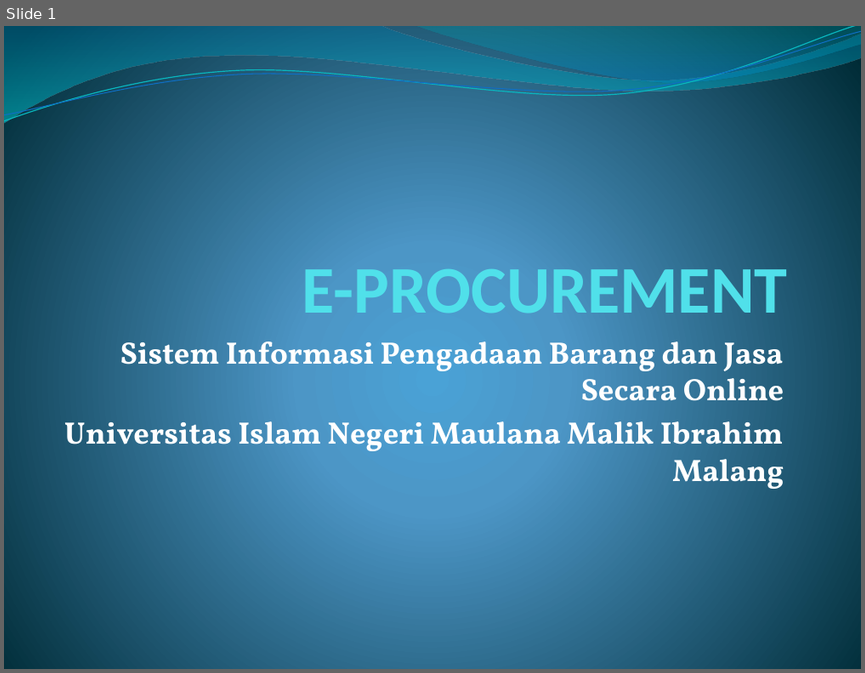
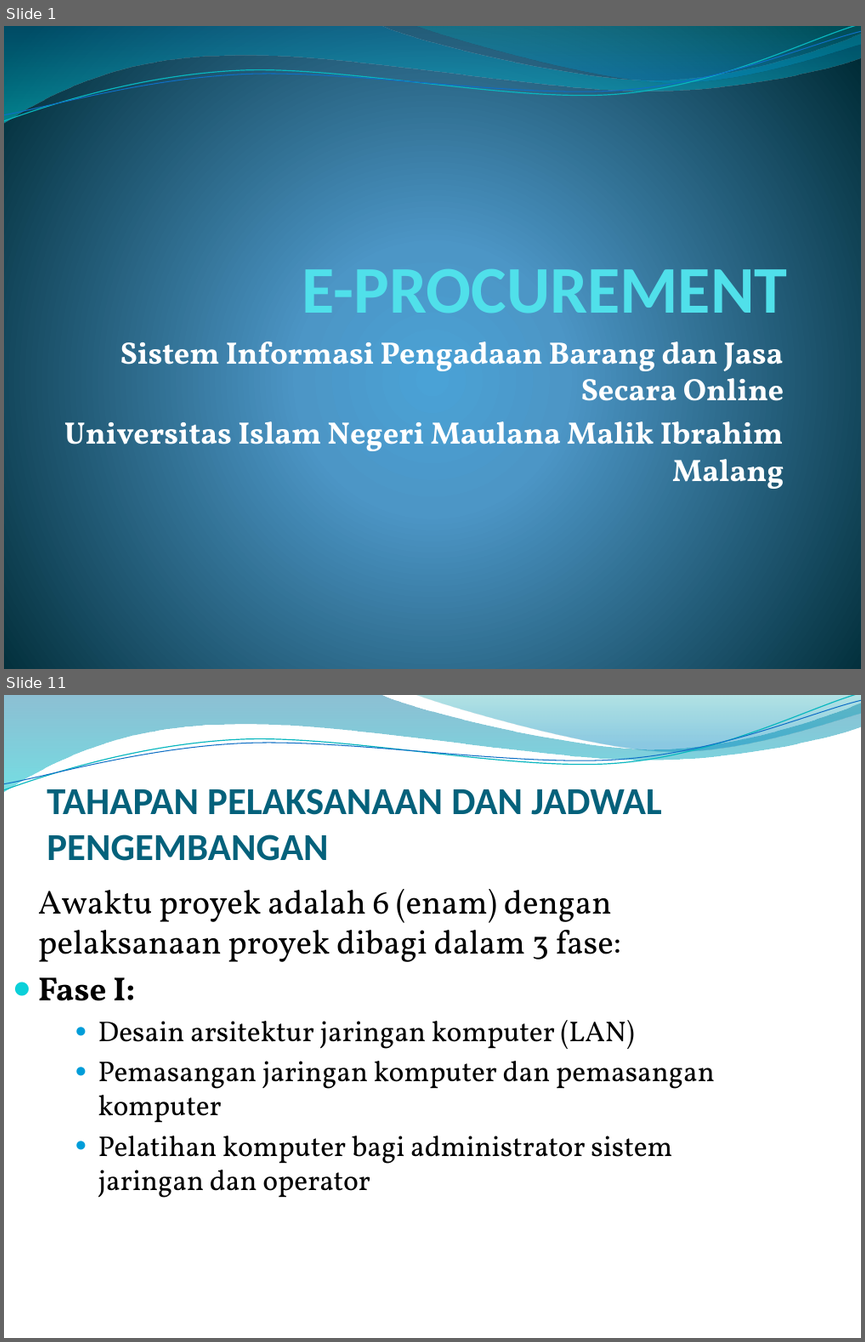
Before and after one commit to tarecha/mppl-f, a slide deck: Dokumen/Proposal/PPT E-PROCUREMENT SIM.pptx. Shown one above the other, each under a label of ours: slide 1 before the commit, slides 1 and 11 after it; the slides between them are not shown. The pictures are 865x673 and 865x1342 pixels, drawn with LibreOffice and Linux fonts; fonts in the diff are those of the drawing; background and template pictures are left out. Boxes give left, top, right and bottom in pixels: in the first picture for what was removed or moved away, otherwise in the second. Text is boxed around its words. In the diff, an @@ line names an element or a change of style, - is before the commit and + after.

```diff
--- a/Dokumen/Proposal/PPT E-PROCUREMENT SIM.pptx
+++ b/Dokumen/Proposal/PPT E-PROCUREMENT SIM.pptx
@@ slide 11 added at (x1=4, y1=695, x2=861, y2=1338), background picture (left out); not listed: 4 template elements that a slide beside it also shows @@
@@ title added at (x1=46, y1=789, x2=661, y2=861), 32 pt, text #04617B, bold @@
+TAHAPAN PELAKSANAAN DAN JADWAL PENGEMBANGAN
@@ text added at (x1=38, y1=889, x2=715, y2=1197), 24 pt, text #444444 @@
+Awaktu proyek adalah 6 (enam) dengan pelaksanaan proyek dibagi dalam 3 fase:
+● Fase I:
+    ● Desain arsitektur jaringan komputer (LAN)
+    ● Pemasangan jaringan komputer dan pemasangan komputer
+    ● Pelatihan komputer bagi administrator sistem jaringan dan operator
```
Also in this commit, not shown: 13 slides changed, 1 slide removed.
